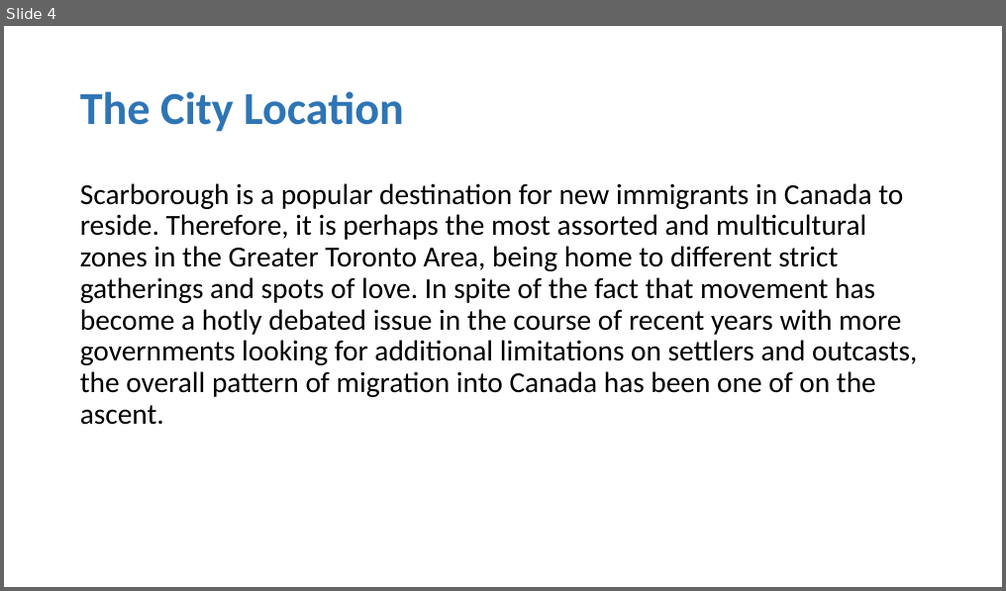
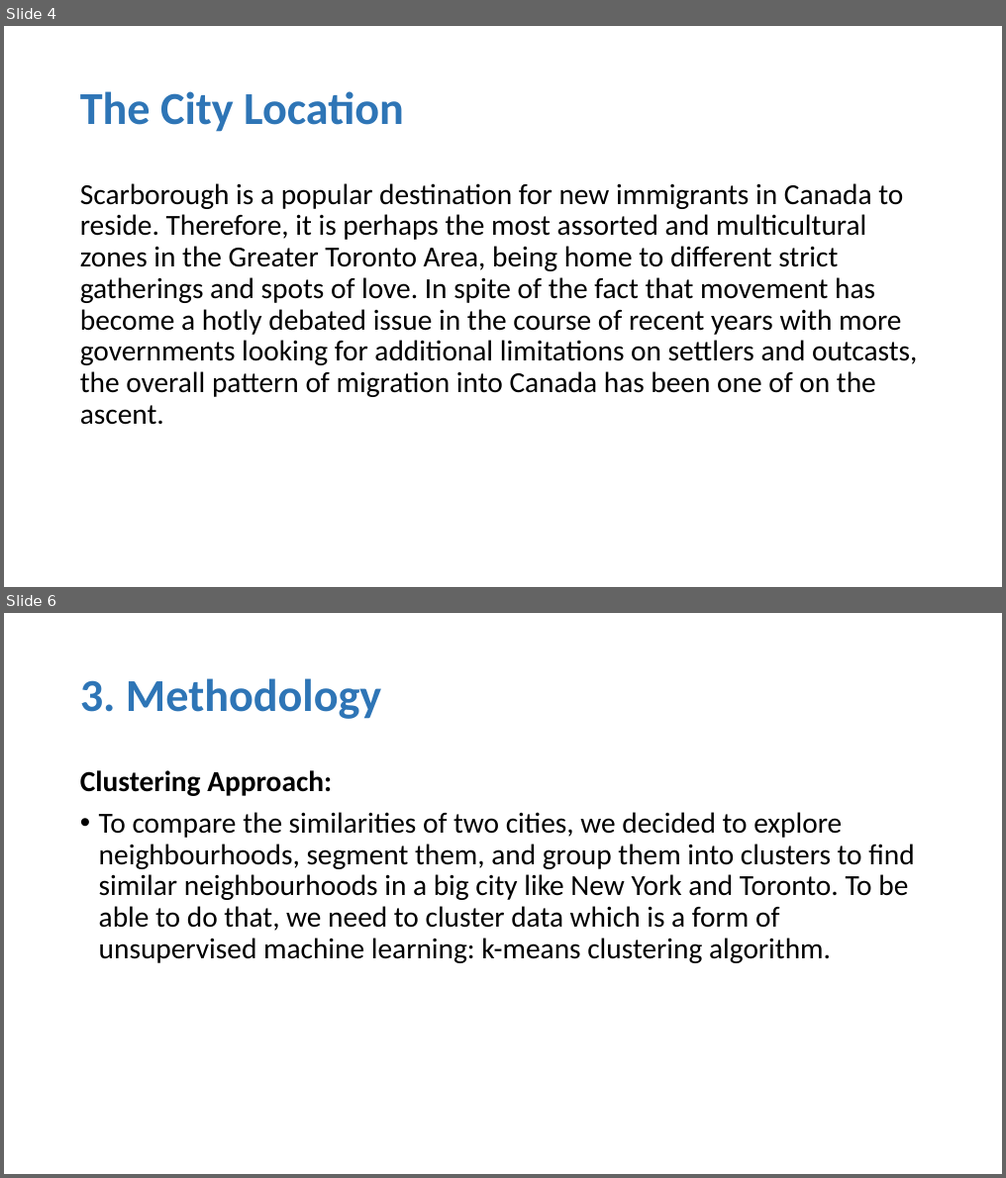
Before and after one commit to shafiq5/Coursera_Capstone, a slide deck: Week5/MyPresentation.pptx. Shown one above the other, each under a label of ours: slide 4 before the commit, slides 4 and 6 after it; the slides between them are not shown. The pictures are 1006x591 and 1006x1178 pixels, drawn with LibreOffice and Linux fonts; fonts in the diff are those of the drawing. Boxes give left, top, right and bottom in pixels: in the first picture for what was removed or moved away, otherwise in the second. Text is boxed around its words. In the diff, an @@ line names an element or a change of style, - is before the commit and + after.

```diff
--- a/Week5/MyPresentation.pptx
+++ b/Week5/MyPresentation.pptx
@@ slide 6 added at bbox=[4, 613, 1002, 1174], background #FFFFFF @@
@@ title added at bbox=[80, 678, 381, 719], 44 pt, text #2E75B6, bold @@
+3. Methodology
@@ text added at bbox=[80, 770, 914, 963], 28 pt, text #000000 @@
+Clustering Approach:
+• To compare the similarities of two cities, we decided to explore neighbourhoods, segment them, and group them into clusters to find similar neighbourhoods in a big city like New York and Toronto. To be able to do that, we need to cluster data which is a form of unsupervised machine learning: k-means clustering algorithm.
```
Also in this commit, not shown: 4 slides changed, 8 other slides added, 5 slides removed, 2 other files.
